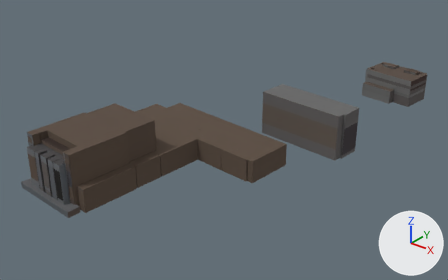
Before and after pictures for a commit that changed the glTF model v2/tiles/t_3_-1.far.glb.
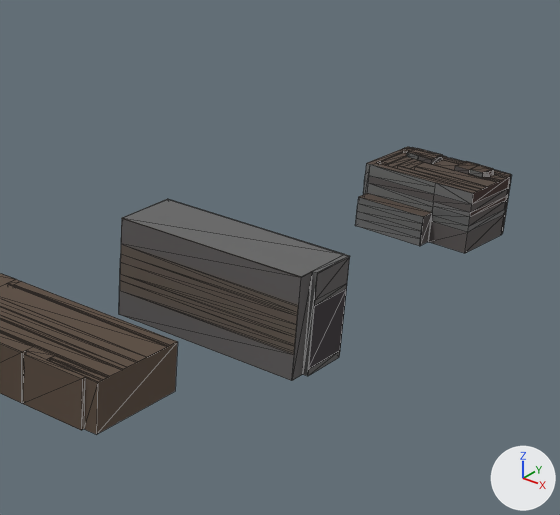
The first picture shows the older version from a camera (50 mm lens) standing at (1028.0, -198.0, 177.0) and looking at (800.0, 87.0, 0.0). The close-ups show the older and then the newer version on the part from 47% to 100% of the width and 0% to 78% of the height of that picture. Only the edits that show in the close-ups are written down. Lighting does not change. The marker at lower right points along +X, +Y and +Z. The close-ups show mesh edges as thin lines. Vertices at exactly the same position are counted once.

Names of what the first close-up shows: 'opaque'.
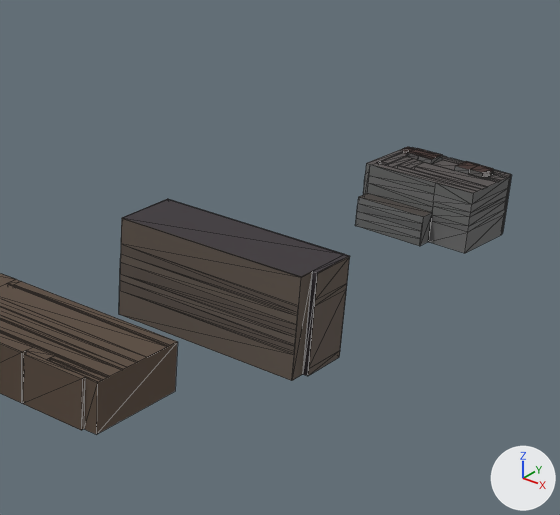
Pixel boxes (x1, y1, x2, y2) of what changed, in the close-ups (560 x 515 px; the box of a moved part takes in the faces that stretch with it):
part 1 of me_opaque, moved or reshaped: (412, 147, 508, 182) in both
part 2 of me_opaque, surface changed: (121, 147, 511, 379) in both

The change, as a diff of the scene's bpy script:
```diff
--- a/v2/tiles/t_3_-1.far.glb.py
+++ b/v2/tiles/t_3_-1.far.glb.py
@@ me_opaque @@
 # used by ob_opaque; location = (808.8, 104.6, 16.6); scale = (140.0, 140.0, 140.0)
-me_opaque.from_pydata(...)  # 802 vertices, 931 faces; spans x -0.46..0.46, y -1.0..1.0, z -0.12..0.12
+me_opaque.from_pydata(...)  # 805 vertices, 936 faces; spans x -0.46..0.46, y -1.0..1.0, z -0.12..0.12
+# me_opaque part 1: 3 vertices moved within x 0.42..0.45, y 0.91..0.94, z 0.02; 2 vertices removed from x 0.2..0.42, y 0.94..1.0, z 0.02; 2 vertices added at x 0.19..0.41, y 0.94..1.0, z 0.02
+# me_opaque part 2: 361 kept faces spanning x -0.43..0.46, y -0.97..1.0, z -0.12..0.12 get new texture (UV) coordinates
+# other edits to the shape of me_opaque do not show in these pictures
 me_opaque.materials.append(mat_palettematerial001)
```
